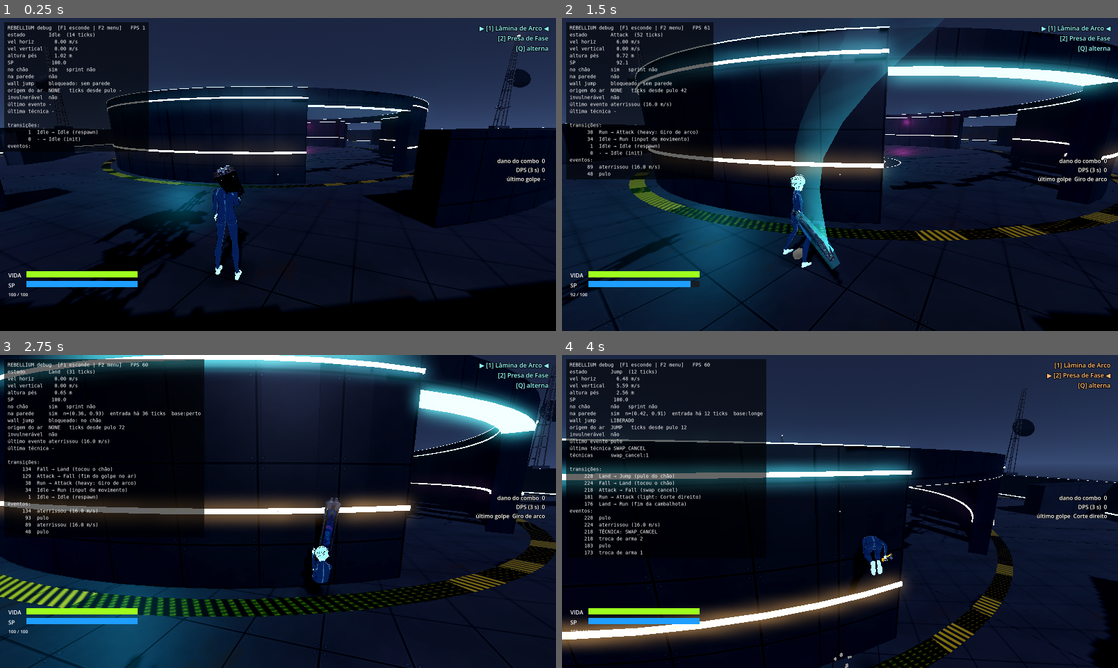
Above: before the commit, frames 1-4 (two rows, left to right).
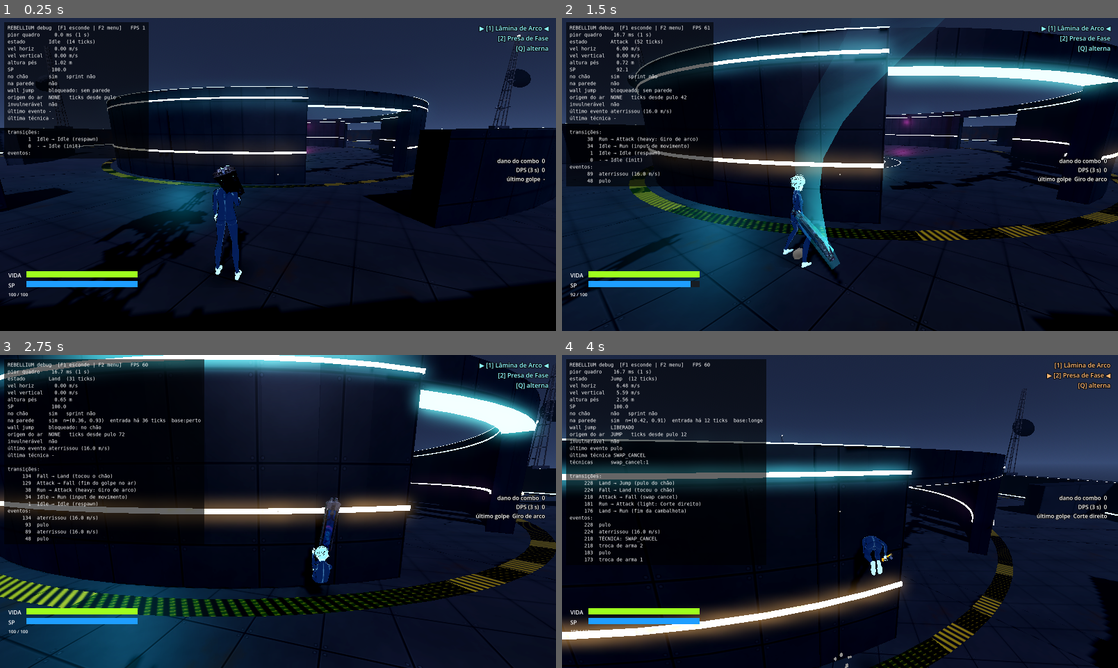
Above: after the commit, the same moments.

Repository: hugolnieri/Rebellium
Game: Godot game, scene res://scenes/arenas/SkyArena.tscn
Same seed, same stepped clock (60 frames per second), same inputs: the game is played once before the commit and once after it.
Inputs (mouse positions are in pixels of both pictures, inside the frame that each line leads up to):
- Up to frame 1 (0.25 s): no input
- Up to frame 2 (1.5 s): tap Enter at 0.5 s; move the mouse to (867, 174) at 0.52 s; hold W (move_forward) from 0.53 s (still down); right-click (867, 174) at 0.6 s; click (867, 174) at 0.67 s; tap Space (jump) at 0.77 s; move the mouse to (812, 174) at 1.27 s; click (812, 174) at 1.35 s
- Up to frame 3 (2.75 s): keep holding W (move_forward); tap Space (jump) at 1.52 s; move the mouse to (289, 505) at 2.02 s; tap V (shoulder_swap) at 2.1 s
- Up to frame 4 (4 s): keep holding W (move_forward); move the mouse to (834, 517) at 2.77 s; tap 1 (weapon_slot_1) at 2.85 s; click (834, 517) at 2.92 s; tap Space (jump) at 3.02, 3.77 s; move the mouse to (878, 514) at 3.52 s; tap 2 (weapon_slot_2) at 3.6 s

The runs differ from the first frame. In frame 1, 1.6% of the frame differs, in the area x 0-22%, y 4-45%; in frame 2, 2.3%; in frame 3, 2.5%; in frame 4, 2.7%, in the area x 1-37%, y 4-66%.

Commit message:
debug: F1 mostra o pior quadro do último segundo (investigação de atraso de comandos)
- Física medida na SkyArena: 1,8 ms por tick em média, máx 6,2 ms (sem engasgo de lógica).
- Esperas embutidas documentadas no ROTEIRO (golpe leve ao soltar o clique, toque duplo do sprint, chain_after).

Co-Authored-By: Claude <noreply@anthropic.com>
Claude-Session: https://claude.ai/code/session_01F2bQk4JmWMhxKZmCfNJjFU

Diff:
--- a/scenes/ui/debug_hud.gd
+++ b/scenes/ui/debug_hud.gd
@@ -10,6 +10,10 @@
 var _last_event: String = "-"
 var _last_technique: String = "-"
 var _technique_counts: Dictionary = {}
+## Pior quadro da janela atual (ms): engasgos aparecem como atraso nos comandos.
+var _worst_frame_ms: float = 0.0
+var _shown_worst_ms: float = 0.0
+var _worst_window: float = 0.0
 
 
 func _ready() -> void:
@@ -61,7 +65,13 @@
 		_events.resize(EVENT_LOG_SIZE)
 
 
-func _process(_delta: float) -> void:
+func _process(delta: float) -> void:
+	_worst_frame_ms = maxf(_worst_frame_ms, delta * 1000.0)
+	_worst_window += delta
+	if _worst_window >= 1.0:
+		_shown_worst_ms = _worst_frame_ms
+		_worst_frame_ms = 0.0
+		_worst_window = 0.0
 	if not visible:
 		return
 	if player == null or not is_instance_valid(player):
@@ -71,6 +81,7 @@
 	var p := player
 	var lines: PackedStringArray = []
 	lines.append("REBELLIUM debug  [F1 esconde | F2 menu]   FPS %d" % Engine.get_frames_per_second())
+	lines.append("pior quadro   %5.1f ms (1 s)%s" % [_shown_worst_ms, "   ENGASGO" if _shown_worst_ms > 33.0 else ""])
 	lines.append("estado        %s  (%d ticks)" % [p.get_state_name(), p.state_machine.ticks_in_state()])
 	lines.append("vel horiz     %6.2f m/s" % p.get_horizontal_speed())
 	lines.append("vel vertical  %6.2f m/s" % p.velocity.y)
Not shown, changed: docs/ROTEIRO_TESTE.md
